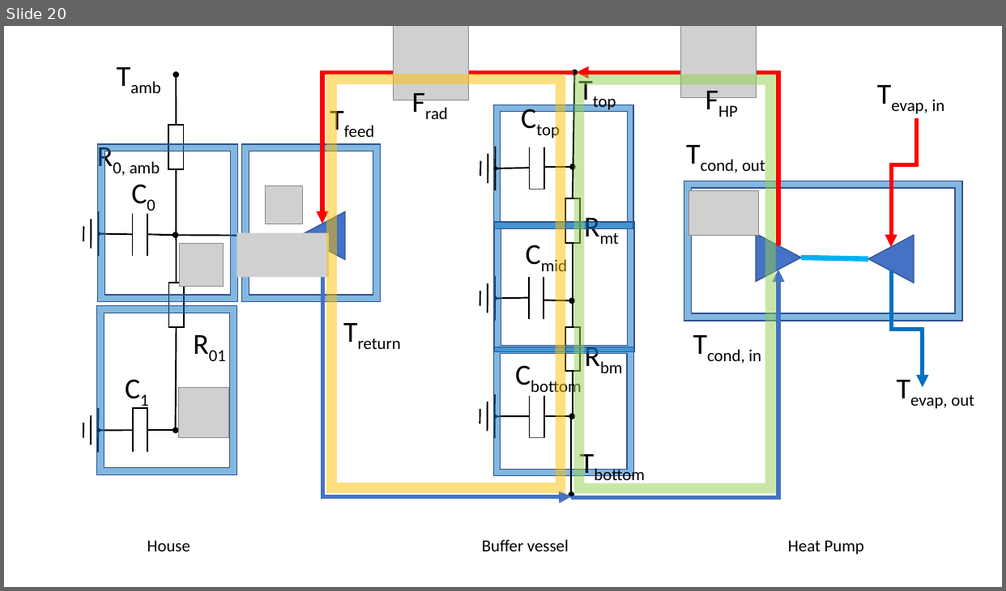
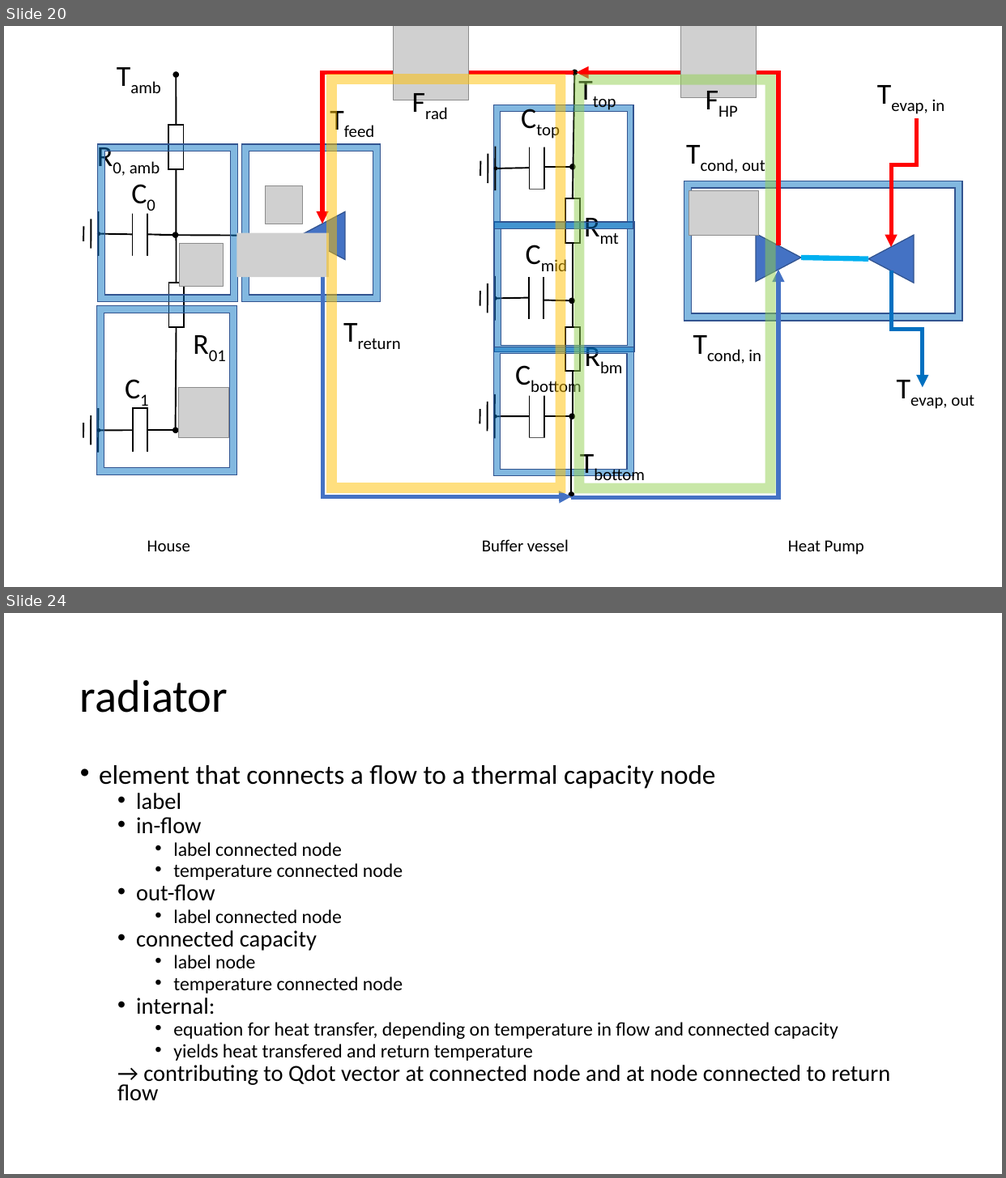
Before and after one commit to hancse/twozone_housemodel, a slide deck: Documentation/House_model_References/Pictures/New Microsoft PowerPoint Presentation.pptx. Shown one above the other, each under a label of ours: slide 20 before the commit, slides 20 and 24 after it; the slides between them are not shown. The pictures are 1006x591 and 1006x1178 pixels, drawn with LibreOffice and Linux fonts; fonts in the diff are those of the drawing; grey boxes stand for pictures. Boxes give left, top, right and bottom in pixels: in the first picture for what was removed or moved away, otherwise in the second. Text is boxed around its words. In the diff, an @@ line names an element or a change of style, - is before the commit and + after.

Commit message:
slides met overzicht van model componenten (house, buffer, radiator, fixed temperature nodes)

```diff
--- a/Documentation/House_model_References/Pictures/New Microsoft PowerPoint Presentation.pptx
+++ b/Documentation/House_model_References/Pictures/New Microsoft PowerPoint Presentation.pptx
@@ slide 24 added at box(4, 613, 1002, 1174), background #FFFFFF @@
@@ title added at box(80, 679, 228, 713), 44 pt, text #000000 @@
+radiator
@@ text added at box(99, 765, 890, 1101), 18.5 pt, text #000000 @@
+• element that connects a flow to a thermal capacity node
+  • label
+  • in-flow
+    • label connected node
+    • temperature connected node
+  • out-flow
+    • label connected node
+  • connected capacity
+    • label node
+    • temperature connected node
+  • internal:
+    • equation for heat transfer, depending on temperature in flow and connected capacity
+    • yields heat transfered and return temperature
+  → contributing to Qdot vector at connected node and at node connected to return flow
```
Also in this commit, not shown: 3 other slides added.
